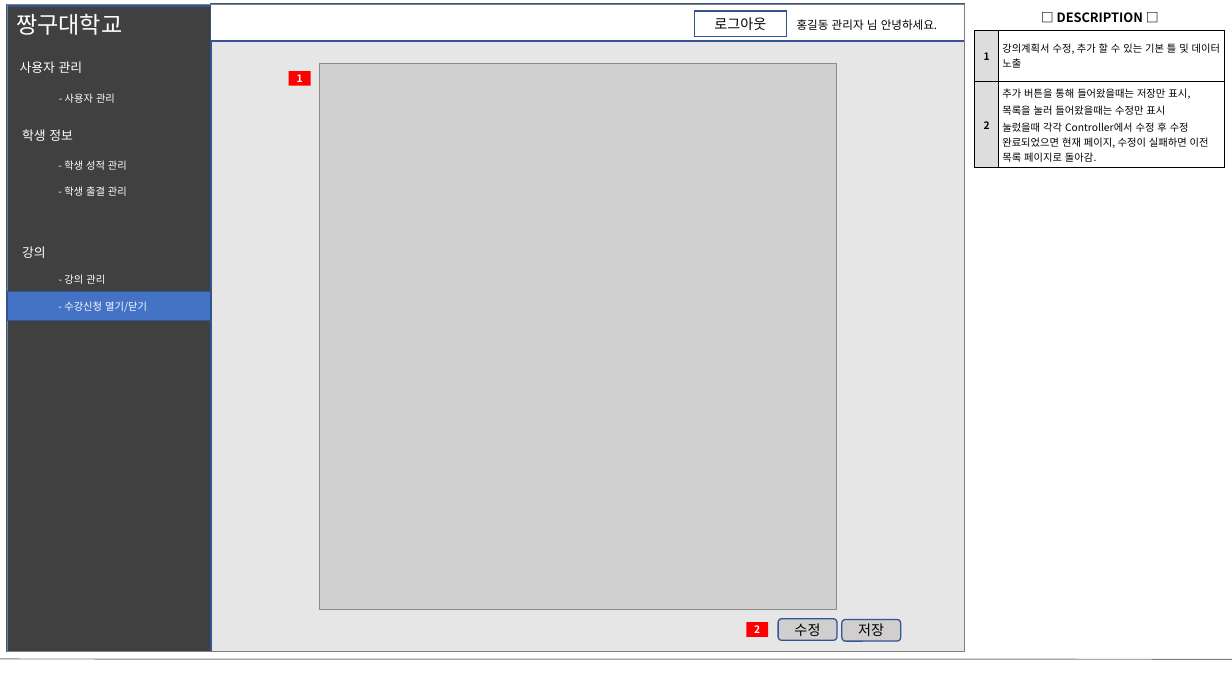
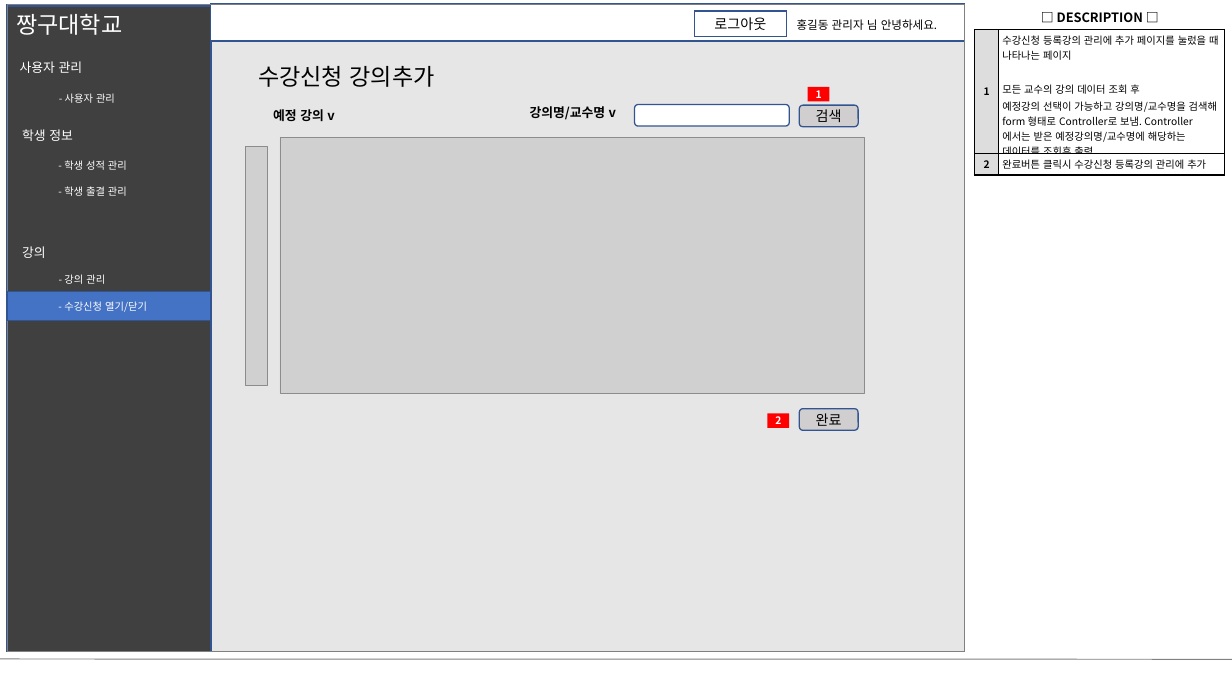
Before and after one commit to stacktack2/second_team_project, a slide deck: slide 48 of 04.산출물 제출/03.화면 설계서/화면설계서v6.pptx. Drawn at 1232x693 pixels with LibreOffice and Linux fonts; fonts in the diff are those of the drawing; grey boxes stand for pictures. Boxes give left, top, right and bottom in pixels: in the first picture for what was removed or moved away, otherwise in the second. Text is boxed around its words. In the diff, an @@ line names an element or a change of style, - is before the commit and + after.

```diff
--- a/04.산출물 제출/03.화면 설계서/화면설계서v6.pptx
+++ b/04.산출물 제출/03.화면 설계서/화면설계서v6.pptx
@@ table removed at box(975, 5, 1226, 166), 3 rows, 2 columns @@
-□ DESCRIPTION □ | 
-1 | 강의계획서 수정, 추가 할 수 있는 기본 틀 및 데이터 노출
-2 | 추가 버튼을 통해 들어왔을때는 저장만 표시, / 목록을 눌러 들어왔을때는 수정만 표시 / 눌렀을때 각각 Controller에서 수정 후 수정 완료되었으면 현재 페이지, 수정이 실패하면 이전 목록 페이지로 돌아감.
@@ table added at box(975, 5, 1226, 189), 3 rows, 2 columns @@
+□ DESCRIPTION □ | 
+1 | 수강신청 등록강의 관리에 추가 페이지를 눌렀을 때 나타나는 페이지 / 모든 교수의 강의 데이터 조회 후 / 예정강의 선택이 가능하고 강의명/교수명을 검색해 form 형태로 Controller로 보냄. Controller에서는 받은 예정강의명/교수명에 해당하는 데이터를 조회후 출력
+2 | 완료버튼 클릭시 수강신청 등록강의 관리에 추가
@@ text added at box(258, 65, 435, 87), 18 pt, text #000000 @@
+수강신청 강의추가
@@ picture removed at box(320, 64, 837, 610) @@
@@ rectangle "1": place and size @@
-rectangle "1" at box(289, 71, 311, 86)
+rectangle "1" at box(808, 87, 830, 102)
@@ text added at box(273, 109, 334, 121), 10 pt, text #000000, bold @@
+예정 강의 v
@@ text added at box(530, 106, 616, 120), 10 pt, text #000000, bold @@
+강의명/교수명 v
@@ rounded rectangle added at box(635, 104, 789, 126), fill #FFFFFF, outline #325491 1 pt @@
@@ rounded rectangle added at box(799, 105, 859, 127), fill #D0CECE, outline #325491 1 pt, 11 pt, text #000000 @@
+검색
@@ picture added at box(246, 146, 268, 385) @@
@@ picture added at box(280, 138, 864, 393) @@
@@ rectangle "2": place and size @@
-rectangle "2" at box(747, 622, 769, 637)
+rectangle "2" at box(768, 413, 790, 428)
@@ rounded rectangle added at box(799, 409, 859, 430), fill #D0CECE, outline #325491 1 pt, 11 pt, text #000000 @@
+완료
@@ rounded rectangle removed at box(778, 619, 837, 640) @@
-수정
@@ rounded rectangle removed at box(842, 620, 901, 641) @@
-저장
```
Also in this commit, not shown: 2 other slides changed.
